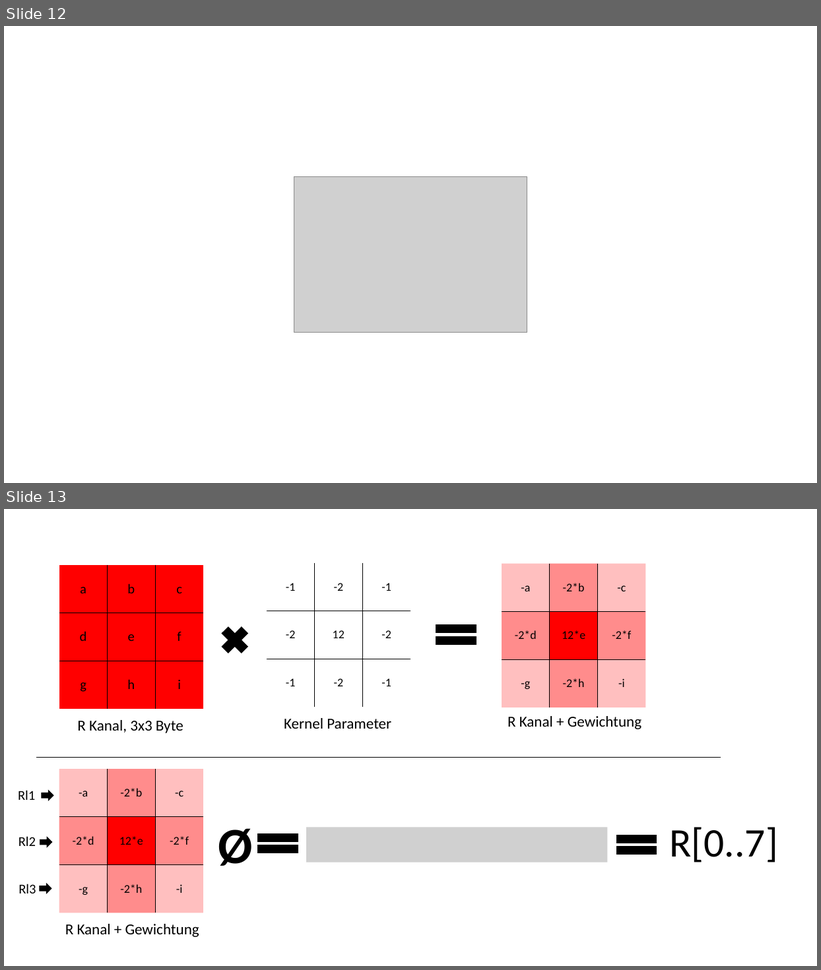
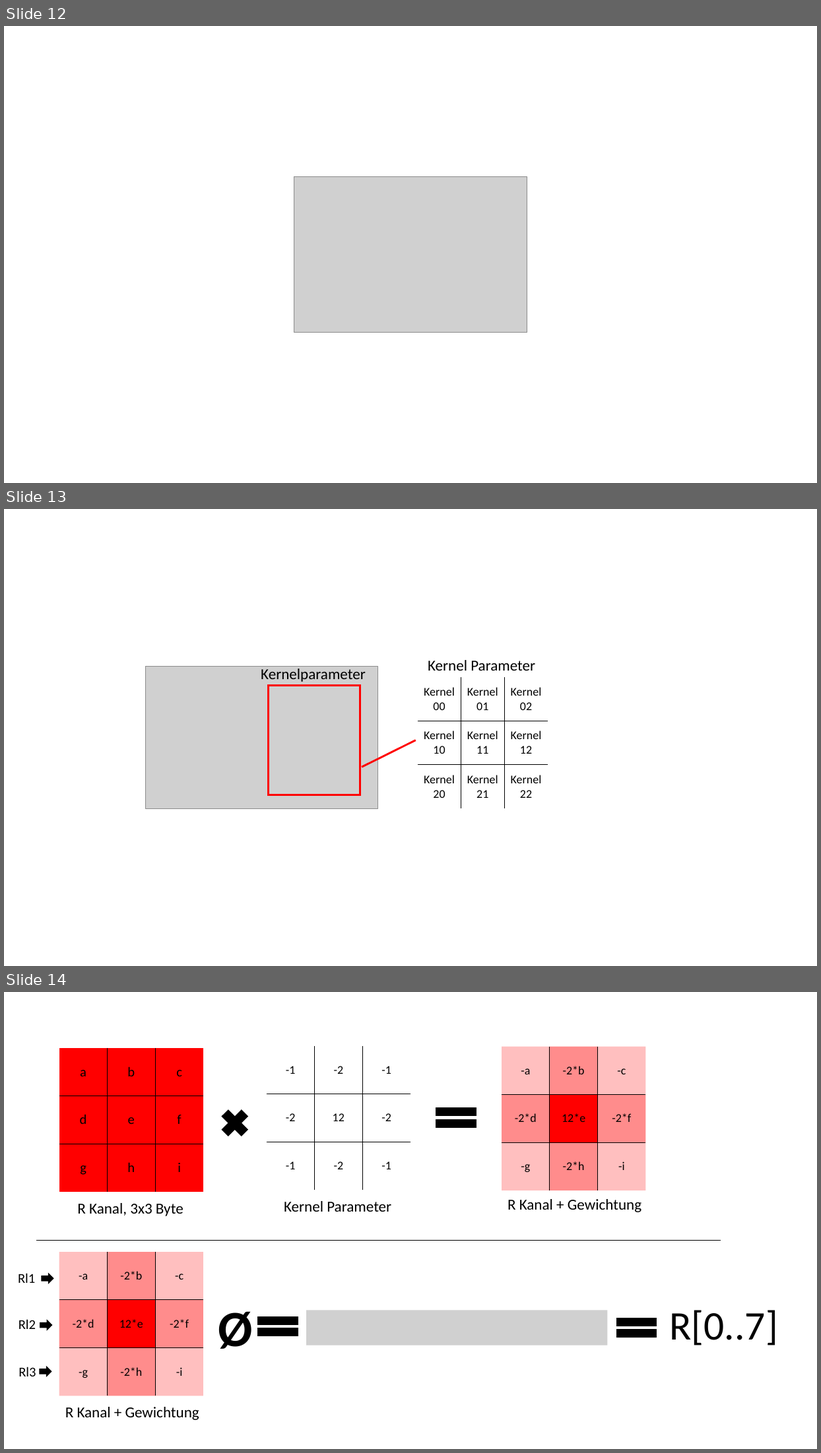
Before and after one commit to Chriss95De/Bachelors-Thesis-VHDL-Pattern-Detection, a slide deck: Dokumentation/Stand Oster/Grafiken.pptx. Shown one above the other, each under a label of ours: slides 12 and 13 before the commit, slides 12, 13 and 14 after it. The pictures are 821x970 and 821x1453 pixels, drawn with LibreOffice and Linux fonts; fonts in the diff are those of the drawing; grey boxes stand for pictures. Boxes give left, top, right and bottom in pixels: in the first picture for what was removed or moved away, otherwise in the second. Text is boxed around its words. In the diff, an @@ line names an element or a change of style, - is before the commit and + after.

```diff
--- a/Dokumentation/Stand Oster/Grafiken.pptx
+++ b/Dokumentation/Stand Oster/Grafiken.pptx
@@ slide 13 added at <box>4,509,817,966</box>, background #FFFFFF @@
@@ picture added at <box>145,666,378,809</box> @@
@@ text added at <box>261,666,366,682</box>, 18 pt, text #000000 @@
+Kernelparameter
@@ text added at <box>428,660,535,671</box>, 18 pt, text #000000 @@
+Kernel Parameter
@@ rectangle added at <box>268,686,360,795</box>, outline #FF0000 2.25 pt @@
@@ table added at <box>418,677,547,809</box>, 3 rows, 3 columns @@
+Kernel 00 | Kernel 01 | Kernel / 02
+Kernel / 10 | Kernel / 11 | Kernel / 12
+Kernel / 20 | Kernel / 21 | Kernel / 22
@@ line added from (362, 767) to (416, 740), #FF0000 2.25 pt @@
@@ what was slide 13 is now slide 14 @@
```
Also in this commit, not shown: 3 slides changed, 3 other slides added, 15 other files.
